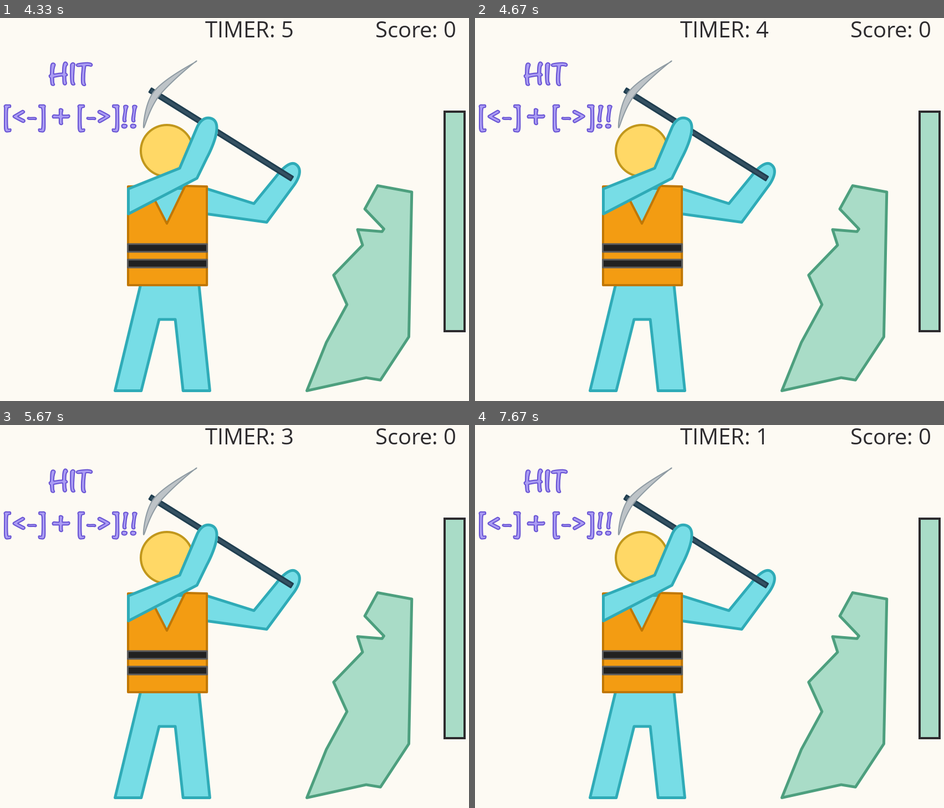
Above: before the commit, frames 1-4 (two rows, left to right).
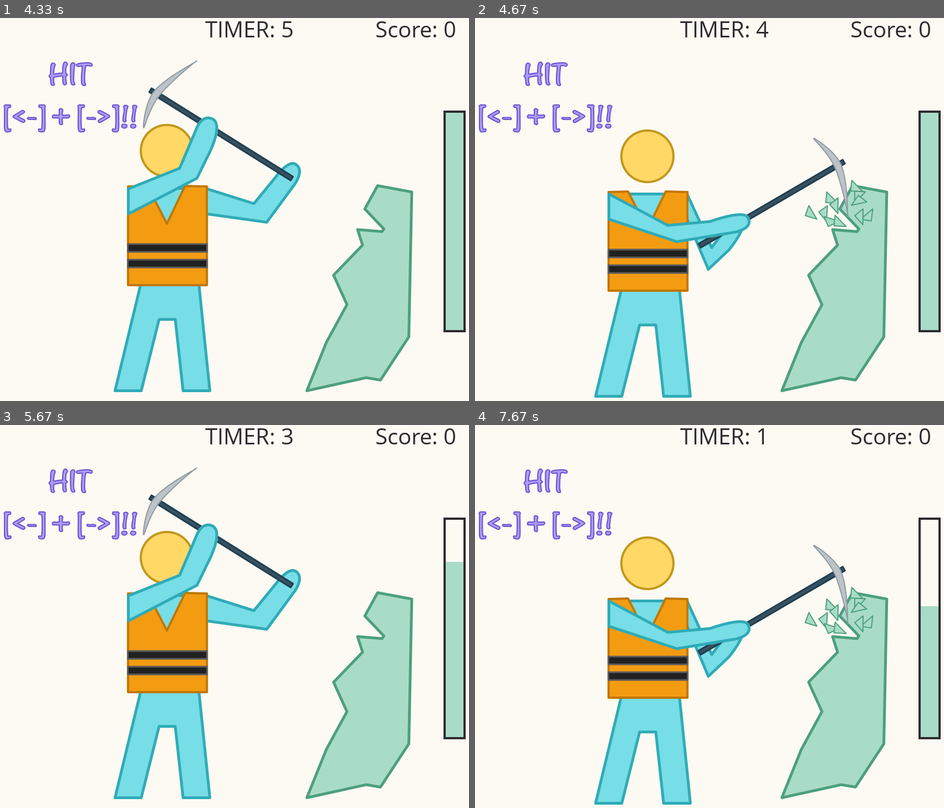
Above: after the commit, the same moments.

Repository: jwl-7/Stick-Bop
Game: pygame game, started from stick-bop.py
Two runs of this game, one before a commit and one after it. Both use one fixed random seed, a clock stepped at 60 frames per second and the inputs below.
Inputs:
- Up to frame 1 (4.33 s): tap Enter at 0.33, 3.4 s; hold Left 3.83-4.3 s
- Up to frame 2 (4.67 s): hold Right from 4.33 s (still down)
- Up to frame 3 (5.67 s): release Right at 4.8 s; hold Left from 5.33 s (still down)
- Up to frame 4 (7.67 s): release Left at 5.87 s; hold Right 6.33-6.97 s; hold Left 7-7.47 s; hold Right from 7.5 s (still down)

Frame 1 is identical in both runs. In frame 2, 11% of the frame differs, in the area x 24-85%, y 10-100%; in frame 3, 0.4%; in frame 4, 12%, in the area x 24-99%, y 10-100%.

Commit message:
fixed bug to cheat in axe task by spamming both keys or just one key

Diff:
--- a/stick-bop.py
+++ b/stick-bop.py
@@ -192,19 +192,37 @@
     count = 0
     timer_start = 5
     start_time = pygame.time.get_ticks()
+    left_pressed = False
+    right_pressed = False
+    right_was_pressed = False
 
     while True:
         for event in pygame.event.get():
             if event.type == pygame.QUIT:
                 pygame.quit()
                 quit()
-
-            keys = pygame.key.get_pressed()
-            if keys[pygame.K_LEFT] and keys[pygame.K_RIGHT]:
-                axe2_img = pygame.image.load(path.join(IMG_DIR, 'axe-2.png')).convert()
-                axe2_img = pygame.transform.scale(axe2_img, (SCREEN_WIDTH, SCREEN_HEIGHT), screen)
-                screen.blit(axe2_img, [0, 0])
-                count += 1
+            elif event.type == pygame.KEYDOWN and event.key == pygame.K_LEFT:
+                left_pressed = True
+
+                if right_was_pressed and not right_pressed:
+                    axe1_img = pygame.image.load(path.join(IMG_DIR, 'axe-1.png')).convert()
+                    axe1_img = pygame.transform.scale(axe1_img, (SCREEN_WIDTH, SCREEN_HEIGHT), screen)
+                    screen.blit(axe1_img, [0, 0])
+                    right_was_pressed = False
+                    count += 1
+            elif event.type == pygame.KEYDOWN and event.key == pygame.K_RIGHT:
+                right_pressed = True
+
+                if not left_pressed:
+                    axe2_img = pygame.image.load(path.join(IMG_DIR, 'axe-2.png')).convert()
+                    axe2_img = pygame.transform.scale(axe2_img, (SCREEN_WIDTH, SCREEN_HEIGHT), screen)
+                    screen.blit(axe2_img, [0, 0])
+            elif event.type == pygame.KEYUP and event.key == pygame.K_LEFT:
+                left_pressed = False
+            elif event.type == pygame.KEYUP and event.key == pygame.K_RIGHT:
+                if right_pressed:
+                    right_pressed = False
+                    right_was_pressed = True
 
         time_elapsed = pygame.time.get_ticks() - start_time
         timer_seconds = int(time_elapsed / 1000 % 60)
@@ -246,7 +264,6 @@
             if event.type == pygame.QUIT:
                 pygame.quit()
                 quit()
-
             elif event.type == pygame.KEYDOWN and event.key == pygame.K_s:
                 sword2_img = pygame.image.load(path.join(IMG_DIR, 'sword-2.png')).convert()
                 sword2_img = pygame.transform.scale(sword2_img, (SCREEN_WIDTH, SCREEN_HEIGHT), screen)
@@ -256,8 +273,6 @@
                 sword1_img = pygame.image.load(path.join(IMG_DIR, 'sword-1.png')).convert()
                 sword1_img = pygame.transform.scale(sword1_img, (SCREEN_WIDTH, SCREEN_HEIGHT), screen)
                 screen.blit(sword1_img, [0, 0])
-            #else:
-                 #game_end()
 
         time_elapsed = pygame.time.get_ticks() - start_time
         timer_seconds = int(time_elapsed / 1000 % 60)
